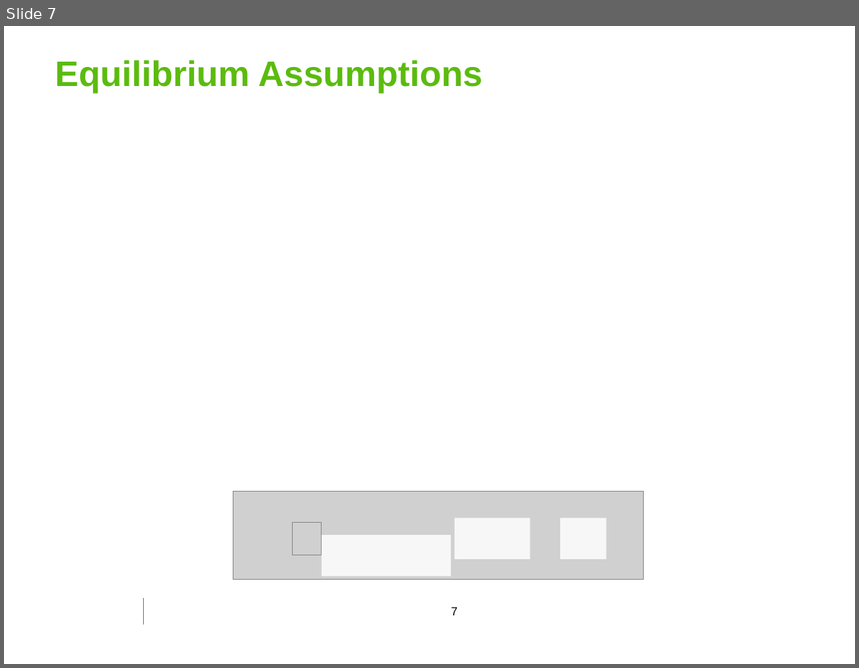
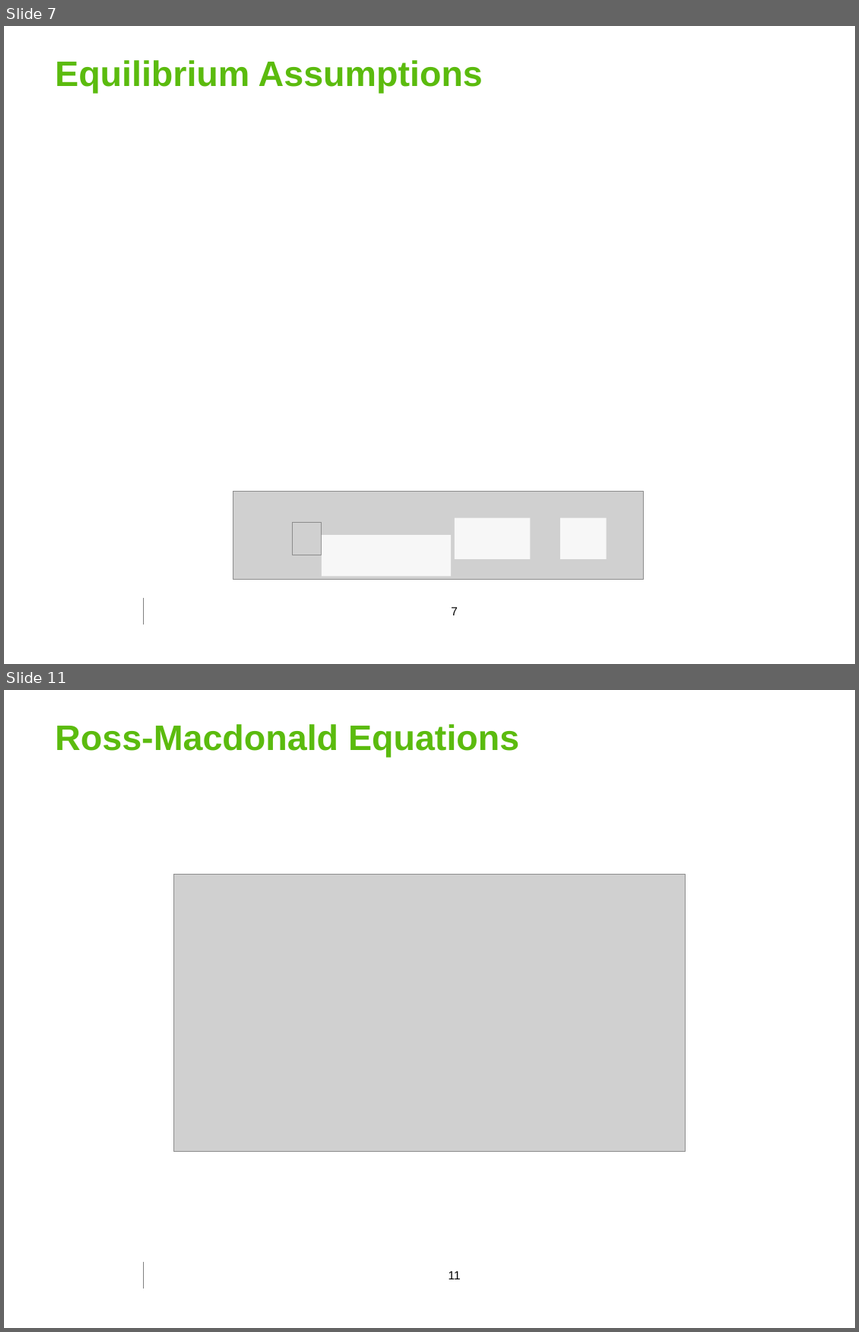
Before and after one commit to georgoff/georgoff.github.io, a slide deck: forest_malaria/MMC_presentation.pptx. Shown one above the other, each under a label of ours: slide 7 before the commit, slides 7 and 11 after it; the slides between them are not shown. The pictures are 859x668 and 859x1332 pixels, drawn with LibreOffice and Linux fonts; fonts in the diff are those of the drawing; grey boxes stand for pictures; background and template pictures are left out. Boxes give left, top, right and bottom in pixels: in the first picture for what was removed or moved away, otherwise in the second. Text is boxed around its words. In the diff, an @@ line names an element or a change of style, - is before the commit and + after.

```diff
--- a/forest_malaria/MMC_presentation.pptx
+++ b/forest_malaria/MMC_presentation.pptx
@@ slide 11 added at (x1=4, y1=690, x2=855, y2=1328), background #FFFFFF; not listed: 1 template element that a slide beside it also shows @@
@@ title added at (x1=55, y1=724, x2=519, y2=758), 30 pt, text #5BBB0E, bold @@
+Ross-Macdonald Equations
@@ picture added at (x1=173, y1=875, x2=685, y2=1152) @@
@@ page number added at (x1=449, y1=1271, x2=461, y2=1280), 10 pt, text #000000 @@
+11
```
Also in this commit, not shown: 1 slide changed, 10 other slides added, 1 other file.
